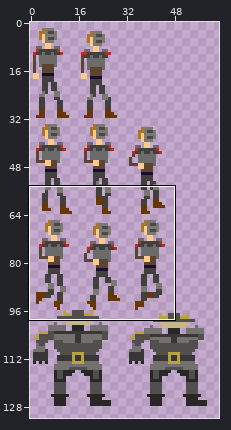
Two states of a sprite sheet, bin/release/data/images/charsheet.png. The picture above shows the old version from afar; the outline marks the close-up.
Close-up. Before the edit:
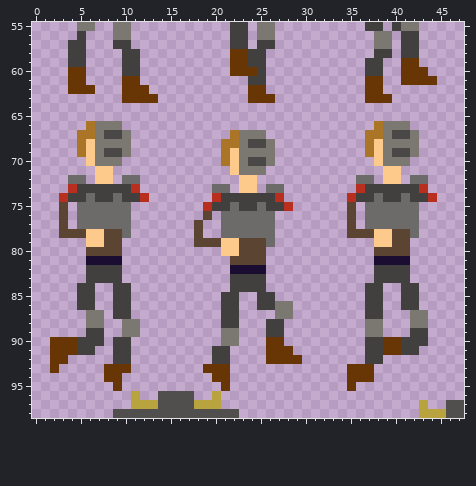
The file is 512x512 pixels. Pixels under 10% opacity are left out. Colours within 5 levels of each other are drawn and written as one. Shown: x 0..47, y 55..98. The wide view leaves out empty margins.
Once edited:
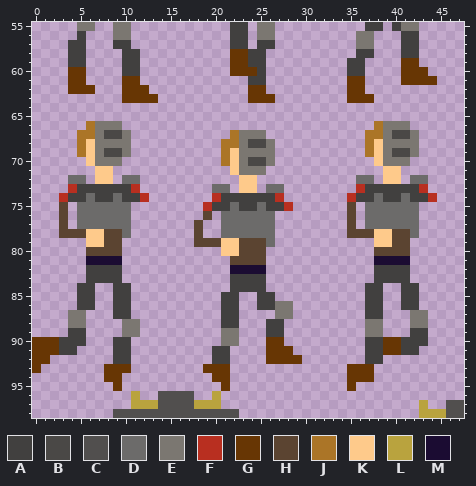
Palette (. is transparent): A #41403f  B #4a4846  C #514f4e  D #6c6b6a  E #7b7771  F #b82f20  G #673604  H #5b4431  J #ab7527  K #feca8b  L #b9a33e  M #1b0c32
Change:
Colour A is added in row 58 at x 36 to 37; in rows 59 to 60 at x 35 to 36; in row 89 at x 4 to 5.
Colour A replaces colour G in rows 90 to 91 at x 3 to 4.
Colour E is added in rows 56 to 57 at x 36 to 37; in rows 87 to 88 at x 4 to 5.
Colour G is added in rows 61 to 63 at x 35 to 36; in rows 90 to 92 at x 0 to 1; in row 93 at x 0.
Colour A is gone in row 58 at x 38 to 39; in rows 59 to 60 at x 37 to 38; in rows 89 to 90 at x 6 to 7; in row 91 at x 5 to 6.
Colour E is gone in rows 56 to 57 at x 38 to 39; in rows 87 to 88 at x 6 to 7.
Colour G is gone in rows 61 to 62 at x 37 to 38; in row 63 at x 38 to 39; in row 92 at x 2 to 3; in row 93 at x 2.
Boxes around the changes in both close-ups, in picture pixels (x1, y1, x2, y2):
changed: (347, 31, 392, 103)
changed: (32, 310, 104, 373)
